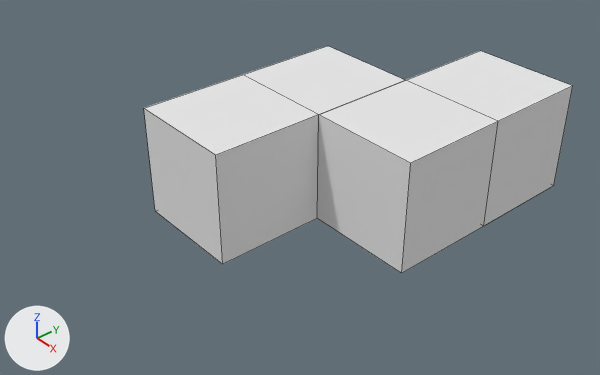
A saved change to the Blender file HTC VIVE Project/Assets/Blender Imports/Tetros/Tetro 1.blend.
Both versions are drawn from a camera (50 mm lens) standing at (9.84, -8.9, 7.08) and looking at (0.94, -1.33, -0.27). Arrows for +X, +Y and +Z are at lower left; the lights stay in place. Mesh edges are drawn as thin lines.
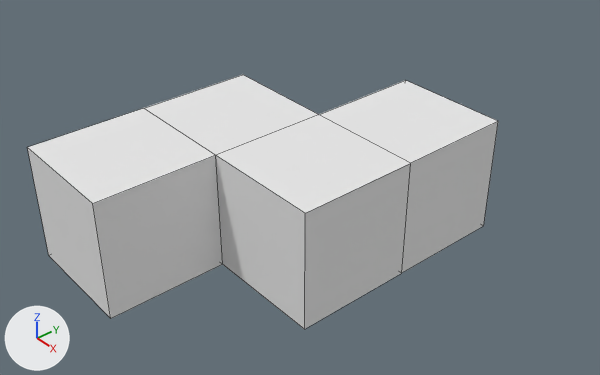
Location of each change, (x1, y1, x2, y2) in pixels of the pictures (600 x 375 px; the box of a moved part takes in the faces that stretch with it):
'Cube.003', reshaped (10% wider, 12% taller)
    before: (144, 46, 573, 273)
    after: (27, 75, 498, 329)
part 1 of me_cube_003, deleted
    before: (406, 51, 573, 225)
part 2 of me_cube_003, moved or reshaped
    before: (144, 46, 411, 273)
    after: (27, 75, 411, 329)

Diff of the bpy script that builds the scene:
```diff
--- a/HTC VIVE Project/Assets/Blender Imports/Tetros/Tetro 1.blend.py
+++ b/HTC VIVE Project/Assets/Blender Imports/Tetros/Tetro 1.blend.py
@@ me_cube_003 @@
 # used by ob_cube_003; location = (0.0, -2.0, 0.0)
-me_cube_003.from_pydata(...)  # 32 vertices, 24 faces; spans x -1.0..3.0, y -1.0..5.0, z -1.0..1.0
+me_cube_003.from_pydata(...)  # 20 vertices, 18 faces; spans x -1.0..3.0, y -3.0..3.0, z -1.0..1.0
+# me_cube_003 part 1: the loose piece of 8 vertices spanning x 1.0..3.0, y 3.0..5.0, z -1.0..1.0 is deleted
+# me_cube_003 part 2
+# 10 vertices are removed from x -1.0..1.0, y 1.0..3.0, z -1.0..1.0
+# 13 faces are deleted
+# 6 new vertices lie (0.0, -2.0, 0.0) away from vertices in x -1.0..3.0, y -1.0..1.0, z -1.0..1.0
+# 4 new faces join them, mat_material_001 (white #e7e7e7)
+# 4 new faces join them, mat_material (white #e7e7e7)
+# 5 new faces join them, mat_material_003 (white #e7e7e7)
 me_cube_003.materials.append(mat_material_003)
```
